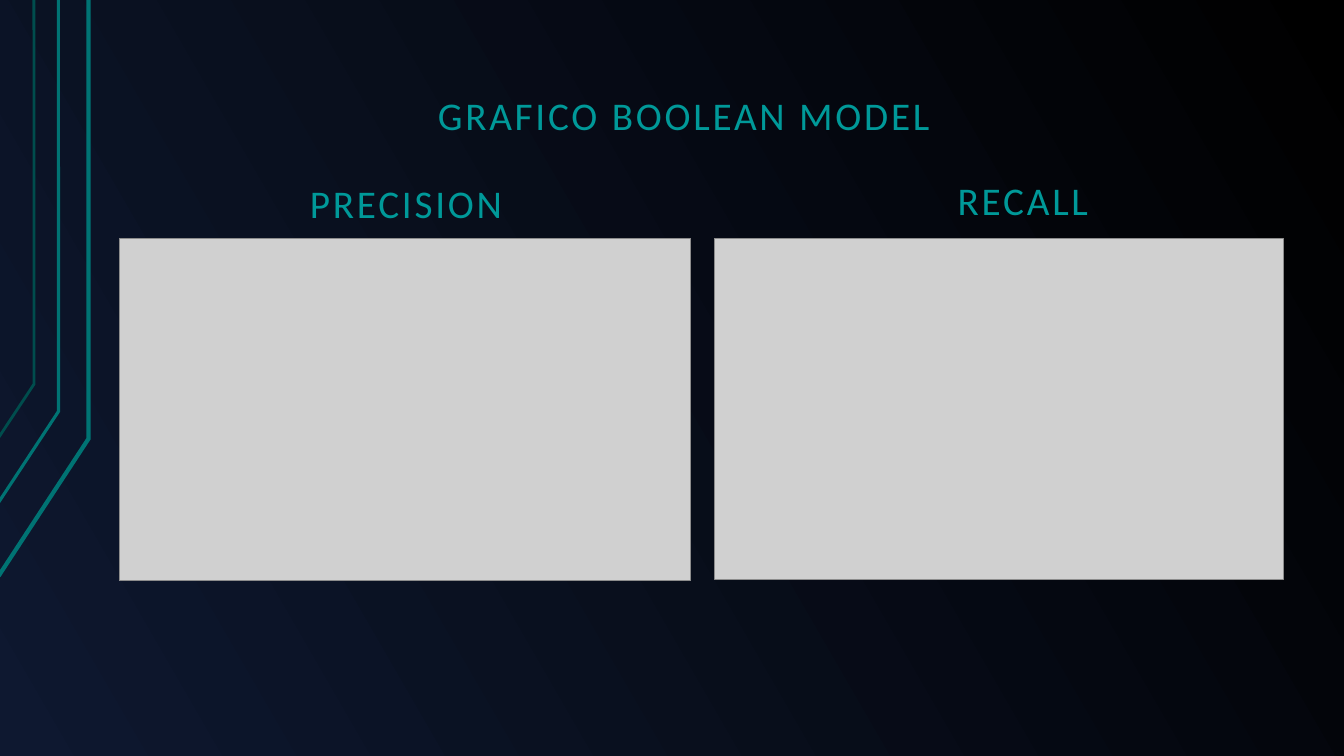
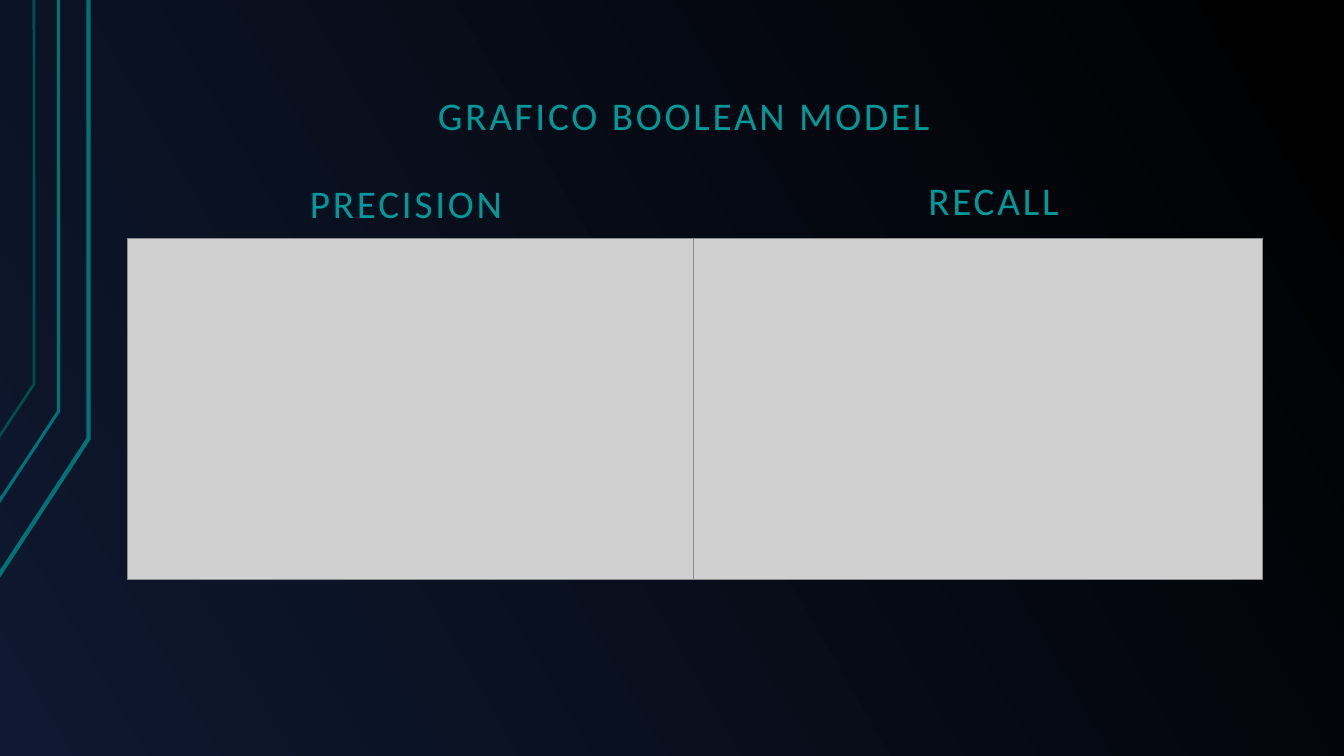
Before and after one commit to GreRagu/ProgettoGavi, a slide deck: slide 17 of Hegregio.odp (slide 16 before the commit). Drawn at 1344x756 pixels with LibreOffice and Linux fonts; fonts in the diff are those of the drawing; grey boxes stand for pictures. Boxes give left, top, right and bottom in pixels: in the first picture for what was removed or moved away, otherwise in the second. Text is boxed around its words. In the diff, an @@ line names an element or a change of style, - is before the commit and + after.

```diff
--- a/Hegregio.odp
+++ b/Hegregio.odp
@@ text "RECALL": place and size @@
-text "RECALL" at bbox=[958, 189, 1088, 215]
+text "RECALL" at bbox=[928, 189, 1058, 215]
@@ picture: place and size @@
-picture at bbox=[119, 238, 691, 581]
+picture at bbox=[127, 239, 695, 580]
@@ picture: place and size @@
-picture at bbox=[715, 238, 1284, 580]
+picture at bbox=[694, 238, 1262, 580]
```
Also in this commit, not shown: 3 other slides changed, 2 slides added, 1 slide removed, 1 other file.
